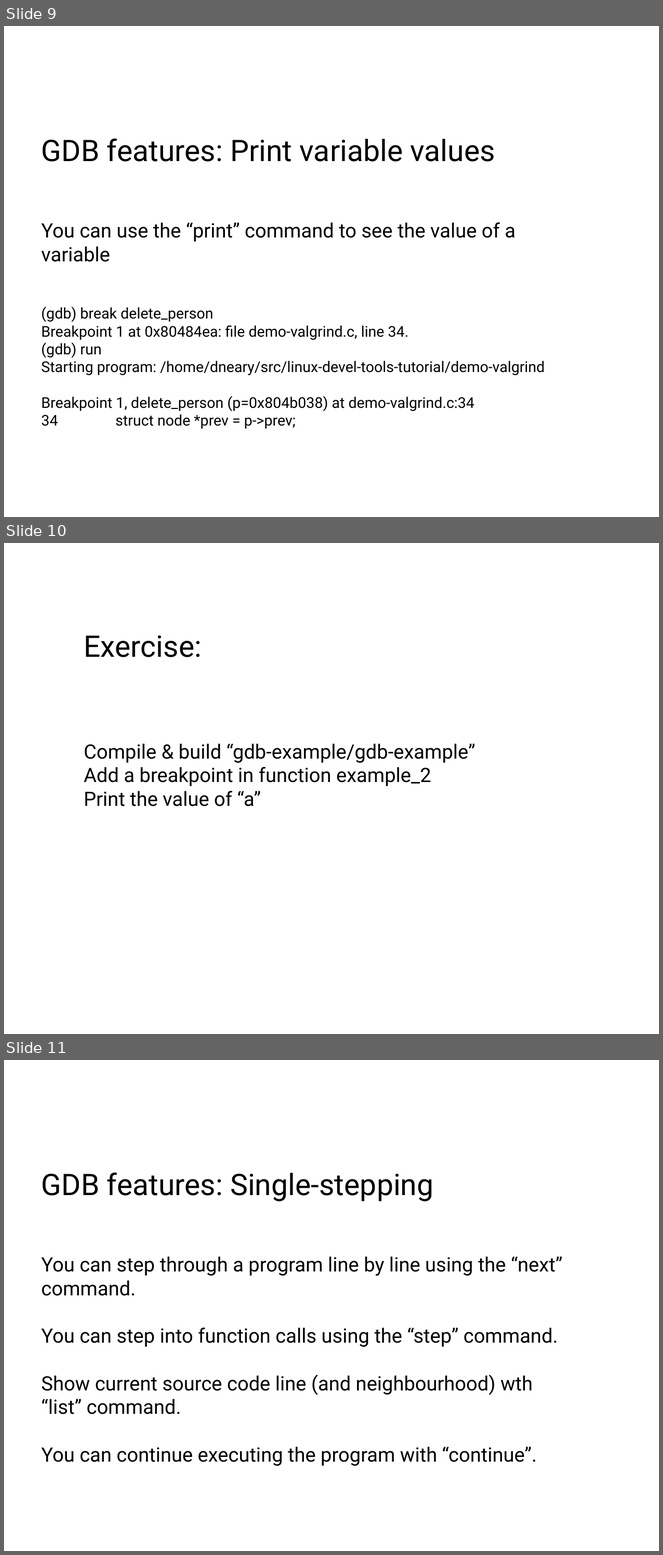
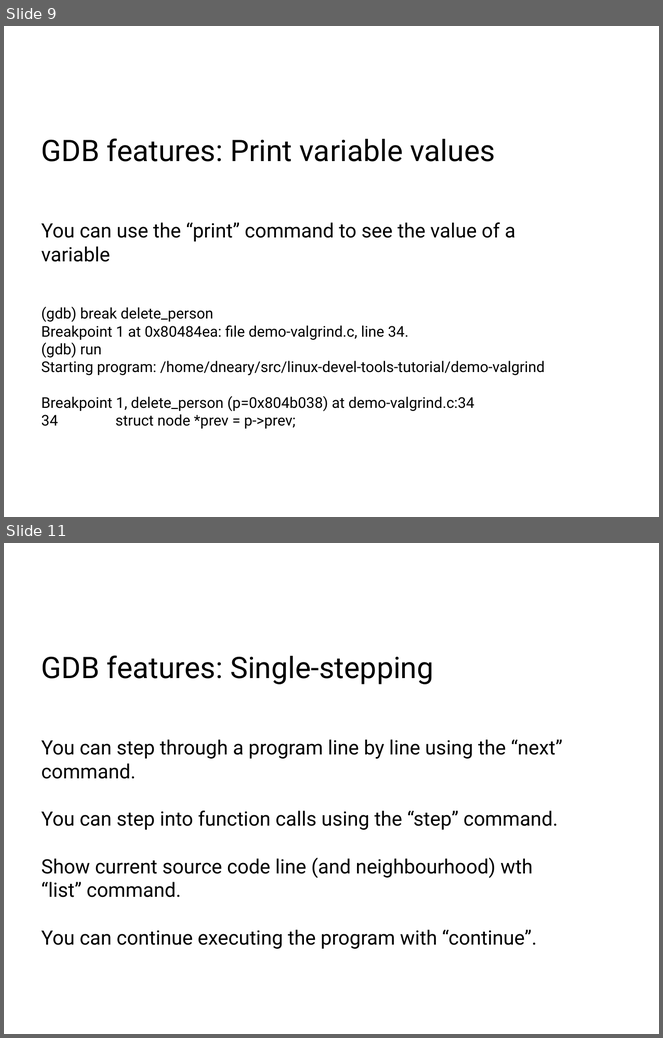
Before and after one commit to dneary/linux-devel-tools-tutorial, a slide deck: Linux Devtools.odp. Shown one above the other, each under a label of ours: slides 9, 10 and 11 before the commit, slides 9 and 11 after it; the slides between them are not shown. The pictures are 663x1555 and 663x1038 pixels, drawn with LibreOffice and Linux fonts; fonts in the diff are those of the drawing. Boxes give left, top, right and bottom in pixels: in the first picture for what was removed or moved away, otherwise in the second. Text is boxed around its words. In the diff, an @@ line names an element or a change of style, - is before the commit and + after.

```diff
--- a/Linux Devtools.odp
+++ b/Linux Devtools.odp
@@ slide 10 removed at (x1=4, y1=543, x2=659, y2=1034), background #FFFFFF @@
@@ text removed at (x1=84, y1=636, x2=202, y2=657) @@
-Exercise:
@@ text removed at (x1=84, y1=744, x2=476, y2=807) @@
-Compile & build “gdb-example/gdb-example”
-Add a breakpoint in function example_2
-Print the value of “a”
```
Also in this commit, not shown: 2 slides changed, 11 slides added, 2 other files.
